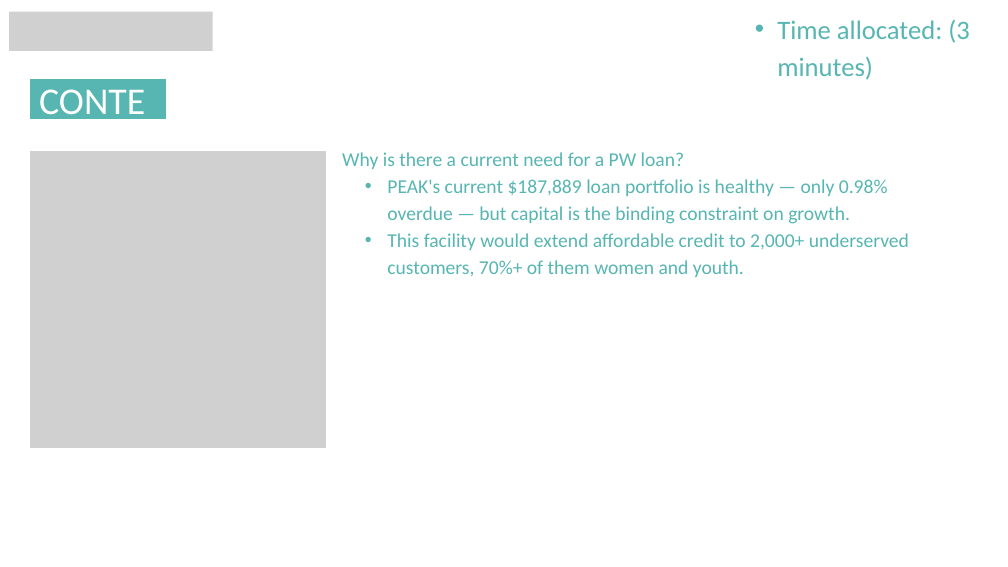
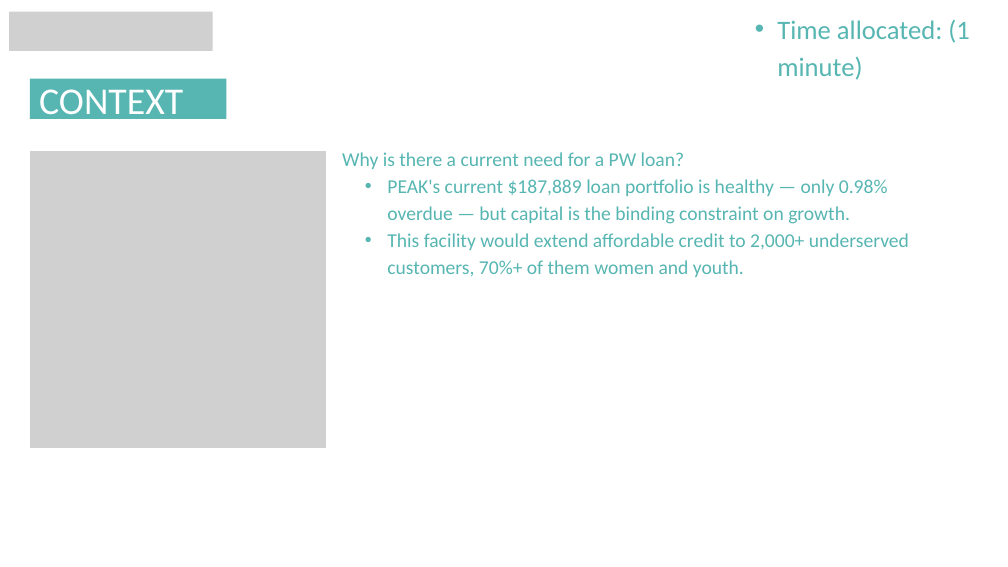
Before and after one commit to jakoyere-collab/NGO-Opportunities, a slide deck: slide 2 of deliverables/PEAK_Formal_Loan_Application_Presentation.pptx. Drawn at 1008x567 pixels with LibreOffice and Linux fonts; fonts in the diff are those of the drawing; grey boxes stand for pictures. Boxes give left, top, right and bottom in pixels: in the first picture for what was removed or moved away, otherwise in the second. Text is boxed around its words. In the diff, an @@ line names an element or a change of style, - is before the commit and + after.

```diff
--- a/deliverables/PEAK_Formal_Loan_Application_Presentation.pptx
+++ b/deliverables/PEAK_Formal_Loan_Application_Presentation.pptx
@@ text at (777, 20, 970, 80): text changed @@
-  • Time allocated: (3 minutes)
+  • Time allocated: (1 minute)
@@ rectangle added at (30, 79, 226, 119), fill #57B6B2 @@
@@ text "CONTEXT" rewrapped from (39, 75, 157, 127) to (39, 89, 183, 123) @@
```
Also in this commit, not shown: 9 other slides changed, 6 slides added.
